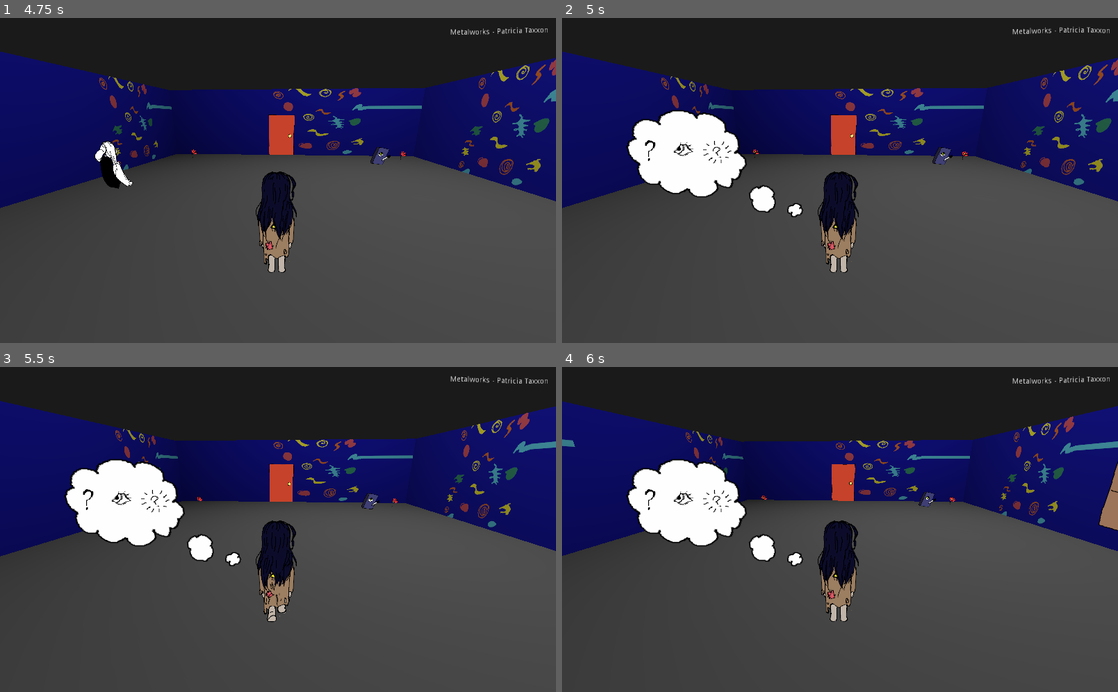
Above: before the commit, frames 1-4 (two rows, left to right).
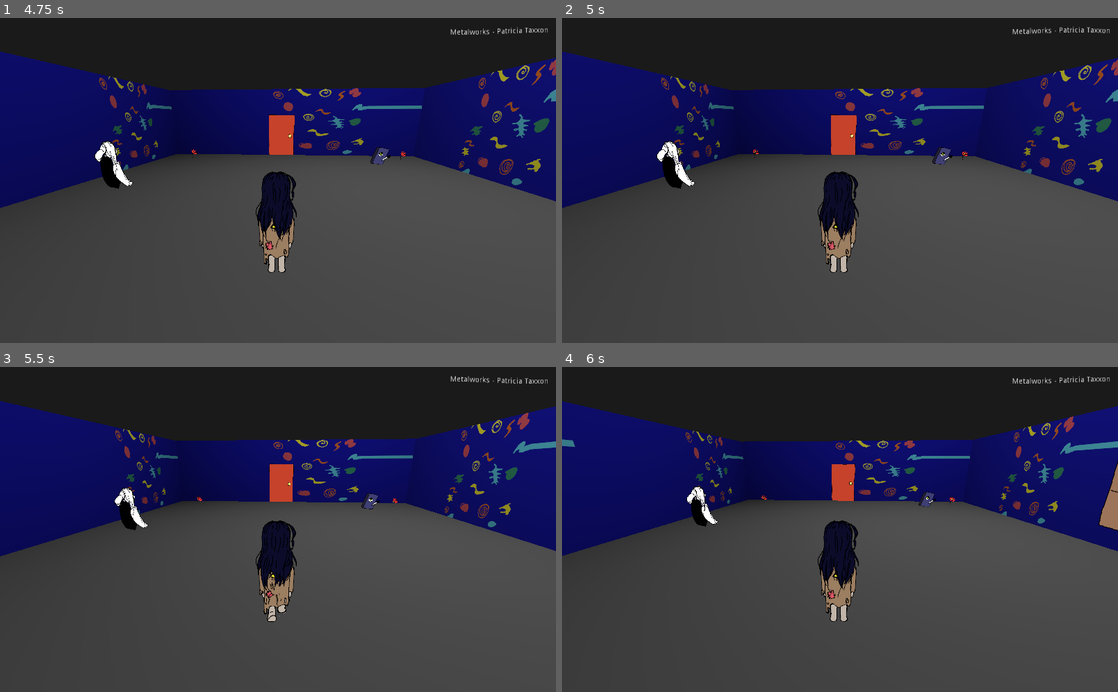
Above: after the commit, the same moments.

Repository: lmsonic/ArtGame
Game: Godot game, scene res://scenes/main/Intro.tscn
Same seed, same stepped clock (60 frames per second), same inputs: the game is played once before the commit and once after it.
Inputs (mouse positions are in pixels of both pictures, inside the frame that each line leads up to):
- Up to frame 1 (4.75 s): tap Enter at 0.5, 3.5 s; move the mouse to (400, 164) at 0.52 s; press the mouse at (400, 164) at 0.53 s; hold Right (ui_right) 0.53-1.25 s; tap Space (ui_select) at 0.77, 1.25, 3.77 s; release the mouse at (400, 164) at 1.25 s; drag from (166, 196) to (250, 245) at 1.27 s; move the mouse to (333, 109) at 2.02 s; press the mouse at (333, 109) at 2.03 s; hold Right (ui_right) 2.03-2.75 s; release the mouse at (333, 109) at 2.75 s; drag from (250, 245) to (111, 131) at 2.77 s; move the mouse to (444, 229) at 3.52 s; press the mouse at (444, 229) at 3.53 s; hold Left (ui_left) 3.53-4.25 s; release the mouse at (444, 229) at 4.25 s; drag from (111, 131) to (194, 99) at 4.27 s
- Up to frame 2 (5 s): no input
- Up to frame 3 (5.5 s): move the mouse to (305, 529) at 5.02 s; press the mouse at (305, 529) at 5.03 s; hold Down (ui_down) from 5.03 s (still down)
- Up to frame 4 (6 s): release Down (ui_down) at 5.75 s; release the mouse at (867, 529) at 5.75 s; drag from (756, 448) to (728, 545) at 5.77 s

Frame 1 is identical in both runs. In frame 2, 4.5% of the frame differs, in the area x 11-44%, y 28-62%; in frame 3, 4.5%; in frame 4, 4.6%.

Commit message:
Reworking some things (red doll doesnt work)

Diff:
--- a/scenes/characters/Mad.gd
+++ b/scenes/characters/Mad.gd
@@ -1,6 +1,8 @@
 extends Spatial
+
+onready var sprite:AnimatedSprite3D=$AnimatedSprite3D
 
 func _on_StaticBody_body_entered(body):
 	if body is Player and Globals.has_doll:
-		$AnimatedSprite3D.play("mad")
+		sprite.play("mad")
 		get_tree().call_group("door","animate","2")
--- a/scenes/characters/Mad.tscn
+++ b/scenes/characters/Mad.tscn
@@ -9,7 +9,6 @@
 [ext_resource path="res://assets/characters/npc/npc hand1.png" type="Texture" id=7]
 [ext_resource path="res://assets/characters/npc/npc hand mad3.png" type="Texture" id=8]
 [ext_resource path="res://assets/characters/npc/npc hand mad2.png" type="Texture" id=9]
-
 
 [sub_resource type="SpriteFrames" id=1]
 animations = [ {
--- a/scenes/dialogue/Bubbles.tscn
+++ b/scenes/dialogue/Bubbles.tscn
@@ -3,9 +3,11 @@
 [ext_resource path="res://scenes/dialogue/Dialogue.tscn" type="PackedScene" id=1]
 [ext_resource path="res://assets/dialogue/bubbles/nuv coda1.png" type="Texture" id=2]
 [ext_resource path="res://assets/dialogue/bubbles/nuv coda2.png" type="Texture" id=3]
-[ext_resource path="res://scenes/dialogue/Bubbles.gd" type="Script" id=4]
+[ext_resource path="res://scenes/dialogue/ShowOnTimeout.gd" type="Script" id=4]
 
-[node name="Bubbles" type="Spatial"]
+[node name="Bubbles" type="Spatial" groups=[
+"bubbles",
+]]
 transform = Transform( -1, 6.15808e-09, 0, 0, 0.960886, -0.276946, 0, 0.276946, 0.960886, -0.0406375, -1.39538, -9.61937 )
 script = ExtResource( 4 )
 
@@ -19,5 +21,10 @@
 billboard = 2
 texture = ExtResource( 2 )
 
+[node name="medium2" type="Sprite3D" parent="."]
+transform = Transform( 1.9594, 0, 0, 0, 1.9594, 0, 0, 0, 1.9594, 1.9578, 1.89539, 3.51395 )
+billboard = 2
+texture = ExtResource( 2 )
+
 [node name="dialogue" parent="." instance=ExtResource( 1 )]
 transform = Transform( 2.37659, 3.23e-10, 6.20176e-10, 0, 1.80517, 0.100709, 0, 0.181988, 1.31934, 3.76433, 3.1047, 3.55429 )
--- a/scenes/dialogue/Dialogue.gd
+++ /dev/null
@@ -1,33 +0,0 @@
-extends Sprite3D
-
-#list of thoughts
-var thoughts:={
-	"exclamation": preload("res://assets/dialogue/thoughts/!.png"),
-	"bone": preload("res://assets/dialogue/thoughts/bone.png"),
-	"dollsign": preload("res://assets/dialogue/thoughts/dollisign.png"),
-	"question": preload("res://assets/dialogue/thoughts/domand.png"),
-	"eye2": preload("res://assets/dialogue/thoughts/eye2.png"),
-	"eye": preload("res://assets/dialogue/thoughts/eye.png"),
-	"face": preload("res://assets/dialogue/thoughts/face.png"),
-	"hand": preload("res://assets/dialogue/thoughts/hand.png"),
-	"hand2": preload("res://assets/dialogue/thoughts/hands2.png"),
-	"happy": preload("res://assets/dialogue/thoughts/happ.png"),
-	"key": preload("res://assets/dialogue/thoughts/key.png"),
-	"mouth": preload("res://assets/dialogue/thoughts/mouth.png"),
-	"sad": preload("res://assets/dialogue/thoughts/sad.png"),
-	"whatsmissing": preload("res://assets/dialogue/thoughts/whastmissing.png"),
-}
-
-func _ready():
-	$Thoughts.texture=thoughts["exclamation"]
-
-
-func _on_Timer_timeout():
-	#displays a random thought at timeout
-	var rand = randi()%thoughts.keys().size()
-	var i = 0
-	for k in thoughts.keys():
-		if i==rand:
-			$Thoughts.texture=thoughts[k]
-			return
-		i+=1
--- a/scenes/dialogue/Dialogue.tscn
+++ b/scenes/dialogue/Dialogue.tscn
@@ -4,7 +4,7 @@
 [ext_resource path="res://scenes/dialogue/ThoughtExample.tscn" type="PackedScene" id=3]
 
 [sub_resource type="ViewportTexture" id=1]
-viewport_path = NodePath("GUIPanel3D/Viewport")
+viewport_path = NodePath("Thoughts/Viewport")
 
 [node name="dialogue" type="Sprite3D"]
 transform = Transform( 2.03074, 0, 0, 0, 1.49766, 0, 0, 0, 1.34837, 2.71091, 3.24466, 3.51395 )
@@ -12,14 +12,13 @@
 texture = ExtResource( 1 )
 
 [node name="Thoughts" type="Sprite3D" parent="."]
-transform = Transform( 0.784581, 6.49908e-24, 0, 0, 0.836053, 2.97025e-15, 0, 0, 0.565062, -0.0413433, 0.0501581, 0.0581071 )
+transform = Transform( 0.639425, 0, 0, 0, 0.639424, 0, 0, 0, 0.639425, -0.00457513, 0.0279164, 0.0823483 )
 billboard = 1
 texture = SubResource( 1 )
 
-[node name="GUIPanel3D" type="Spatial" parent="."]
-
-[node name="Viewport" type="Viewport" parent="GUIPanel3D"]
+[node name="Viewport" type="Viewport" parent="Thoughts"]
 size = Vector2( 128, 128 )
+size_override_stretch = true
 transparent_bg = true
 msaa = 4
 hdr = false
@@ -27,4 +26,4 @@
 render_target_v_flip = true
 render_target_update_mode = 3
 
-[node name="MarginContainer" parent="GUIPanel3D/Viewport" instance=ExtResource( 3 )]
+[node name="MarginContainer" parent="Thoughts/Viewport" instance=ExtResource( 3 )]
--- /dev/null
+++ b/scenes/dialogue/ShowOnTimeout.gd
@@ -0,0 +1,7 @@
+extends Spatial
+
+func _ready():
+	hide()
+
+func show_bubbles():
+	show()
--- a/scenes/dialogue/Thought.gd
+++ b/scenes/dialogue/Thought.gd
@@ -1,10 +1,12 @@
-extends HBoxContainer
+extends MarginContainer
 
 export(Array,Texture) onready var thoughtsTexture
 
+onready var grid:GridContainer=$VBoxContainer/GridBoxContainer
+onready var hbox:HBoxContainer=$VBoxContainer/HBoxContainer
 
 #list of thoughts
-var thoughts:={
+onready var thoughts:={
 	"exclamation": preload("res://assets/dialogue/thoughts/!.png"),
 	"bone": preload("res://assets/dialogue/thoughts/bone.png"),
 	"dollsign": preload("res://assets/dialogue/thoughts/dollisign.png"),
@@ -21,18 +23,36 @@
 	"whatsmissing": preload("res://assets/dialogue/thoughts/whastmissing.png"),
 }
 
-func update_textures(texture1:String,texture2=null,texture3=null):
-	thoughtsTexture[0]=thoughts[texture1]
-	if texture2==null : $TextureRect2.hide()
-	else: thoughtsTexture[1]=thoughts[texture2]
-	if texture3==null : $TextureRect3.hide()
-	else: thoughtsTexture[2]=thoughts[texture3]
+func update_textures(textures:Array):
+	thoughtsTexture = []
+	for i in range(textures.size()):
+		thoughtsTexture.push_back(thoughts[textures[i]])
+
+	delete_children(grid)
+	delete_children(hbox)
+	add_children()
+
+func _ready():
+	add_children()
+
+static func delete_children(node:Node):
+	for n in node.get_children():
+		node.remove_child(n)
+		n.queue_free()
 
 # Called when the node enters the scene tree for the first time.
-func _ready():
-	var children = get_children()
-	var i:=0
-	for child in children:
-		if (children.size()>i):
-			child.texture=thoughtsTexture[i]
-			i+=1
+func add_children():
+	hbox.hide()
+	grid.hide()
+	for i in thoughtsTexture.size():
+		var rect:TextureRect=TextureRect.new()
+		rect.texture = thoughtsTexture[i]
+		rect.stretch_mode = TextureRect.STRETCH_KEEP_ASPECT_CENTERED
+		rect.size_flags_horizontal = TextureRect.SIZE_EXPAND_FILL
+		rect.size_flags_vertical = TextureRect.SIZE_EXPAND_FILL
+		if thoughtsTexture.size()%2==1 and i==thoughtsTexture.size()-1:
+			hbox.show()
+			hbox.add_child(rect)
+		else:
+			if !grid.visible: grid.show()
+			grid.add_child(rect)
--- a/scenes/dialogue/Thought.tscn
+++ b/scenes/dialogue/Thought.tscn
@@ -1,6 +1,9 @@
-[gd_scene load_steps=2 format=2]
+[gd_scene load_steps=5 format=2]
 
 [ext_resource path="res://scenes/dialogue/Thought.gd" type="Script" id=1]
+[ext_resource path="res://assets/dialogue/thoughts/whastmissing.png" type="Texture" id=2]
+[ext_resource path="res://assets/dialogue/thoughts/eye.png" type="Texture" id=3]
+[ext_resource path="res://assets/dialogue/thoughts/hand.png" type="Texture" id=4]
 
 [node name="Control" type="Control"]
 anchor_right = 1.0
@@ -24,38 +27,4 @@
 margin_right = 1024.0
 margin_bottom = 600.0
 script = ExtResource( 1 )
-thoughtsTexture = [ null, null, null ]
-
-[node name="TextureRect" type="TextureRect" parent="MarginContainer/HBoxContainer"]
-margin_right = 338.0
-margin_bottom = 600.0
-size_flags_horizontal = 3
-expand = true
-stretch_mode = 6
-__meta__ = {
-"_edit_use_anchors_": false
-}
-
-[node name="TextureRect2" type="TextureRect" parent="MarginContainer/HBoxContainer"]
-margin_left = 342.0
-margin_right = 681.0
-margin_bottom = 600.0
-size_flags_horizontal = 3
-size_flags_vertical = 3
-expand = true
-stretch_mode = 6
-__meta__ = {
-"_edit_use_anchors_": false
-}
-
-[node name="TextureRect3" type="TextureRect" parent="MarginContainer/HBoxContainer"]
-margin_left = 685.0
-margin_right = 1024.0
-margin_bottom = 600.0
-size_flags_horizontal = 3
-size_flags_vertical = 3
-expand = true
-stretch_mode = 6
-__meta__ = {
-"_edit_use_anchors_": false
-}
+thoughtsTexture = [ ExtResource( 3 ), ExtResource( 4 ), ExtResource( 2 ) ]
--- a/scenes/dialogue/ThoughtExample.tscn
+++ b/scenes/dialogue/ThoughtExample.tscn
@@ -2,58 +2,37 @@
 
 [ext_resource path="res://assets/dialogue/thoughts/eye.png" type="Texture" id=1]
 [ext_resource path="res://assets/dialogue/thoughts/whastmissing.png" type="Texture" id=2]
-[ext_resource path="res://assets/dialogue/thoughts/domand.png" type="Texture" id=3]
+[ext_resource path="res://assets/dialogue/thoughts/hand.png" type="Texture" id=3]
 [ext_resource path="res://scenes/dialogue/Thought.gd" type="Script" id=4]
 
-[node name="MarginContainer" type="MarginContainer"]
+[node name="MarginContainer" type="MarginContainer" groups=[
+"bubbleTextures",
+]]
 anchor_right = 1.0
 anchor_bottom = 1.0
-margin_left = -5.29736
-margin_top = -2.11893
-margin_right = -5.29736
-margin_bottom = -2.11893
+grow_horizontal = 2
+script = ExtResource( 4 )
 __meta__ = {
+"_edit_group_": true,
 "_edit_use_anchors_": false
 }
+thoughtsTexture = [ ExtResource( 1 ), ExtResource( 3 ), ExtResource( 2 ) ]
 
-[node name="HBoxContainer" type="HBoxContainer" parent="." groups=[
-"bubbleTextures",
-]]
+[node name="VBoxContainer" type="VBoxContainer" parent="."]
 margin_right = 1024.0
 margin_bottom = 600.0
-script = ExtResource( 4 )
-thoughtsTexture = [ ExtResource( 3 ), ExtResource( 1 ), ExtResource( 2 ) ]
 
-[node name="TextureRect" type="TextureRect" parent="HBoxContainer"]
-margin_right = 338.0
-margin_bottom = 600.0
-size_flags_horizontal = 3
-expand = true
-stretch_mode = 6
-__meta__ = {
-"_edit_use_anchors_": false
-}
-
-[node name="TextureRect2" type="TextureRect" parent="HBoxContainer"]
-margin_left = 342.0
-margin_right = 681.0
-margin_bottom = 600.0
-size_flags_horizontal = 3
-size_flags_vertical = 3
-expand = true
-stretch_mode = 6
-__meta__ = {
-"_edit_use_anchors_": false
-}
-
-[node name="TextureRect3" type="TextureRect" parent="HBoxContainer"]
-margin_left = 685.0
+[node name="GridBoxContainer" type="GridContainer" parent="VBoxContainer"]
 margin_right = 1024.0
 margin_bottom = 600.0
 size_flags_horizontal = 3
 size_flags_vertical = 3
-expand = true
-stretch_mode = 6
-__meta__ = {
-"_edit_use_anchors_": false
-}
+columns = 2
+
+[node name="HBoxContainer" type="HBoxContainer" parent="VBoxContainer"]
+visible = false
+margin_top = 302.0
+margin_right = 1024.0
+margin_bottom = 600.0
+size_flags_horizontal = 3
+size_flags_vertical = 3
--- a/scenes/dialogue/Bubbles.gd
+++ b/scenes/dialogue/Tutorial.gd
@@ -1,19 +1,21 @@
-extends Spatial
+extends RichTextLabel
 
 
 # Declare member variables here. Examples:
 # var a = 2
 # var b = "text"
-onready var player :=get_parent().get_parent()
 
+onready var timer :Timer=$Timer
+
+func _ready():
+	hide()
 
 
 # Called when the node enters the scene tree for the first time.
 func show_commands():
-	$Commands.show()
-	$Timer.start()
+	show()
+	timer.start()
 
 
 func _on_Timer_timeout():
-	$Commands.hide()
-	show()
+	hide()
--- /dev/null
+++ b/scenes/dialogue/Tutorial.tscn
@@ -0,0 +1,30 @@
+[gd_scene load_steps=4 format=2]
+
+[ext_resource path="res://scenes/dialogue/Tutorial.gd" type="Script" id=1]
+[ext_resource path="res://assets/fonts/Daily Hours.ttf" type="DynamicFontData" id=2]
+
+[sub_resource type="DynamicFont" id=1]
+size = 30
+font_data = ExtResource( 2 )
+
+[node name="Tutorial" type="RichTextLabel" groups=[
+"tutorial",
+]]
+anchor_top = 1.0
+anchor_right = 1.0
+anchor_bottom = 1.0
+margin_left = 556.0
+margin_top = -117.0
+margin_right = -135.0
+margin_bottom = -75.0
+custom_fonts/normal_font = SubResource( 1 )
+text = "Press space to open notebook"
+script = ExtResource( 1 )
+__meta__ = {
+"_edit_use_anchors_": false
+}
+
+[node name="Timer" type="Timer" parent="."]
+wait_time = 3.0
+autostart = true
+[connection signal="timeout" from="Timer" to="." method="_on_Timer_timeout"]
--- a/scenes/draw/gui_panel_3d.tscn
+++ b/scenes/draw/gui_panel_3d.tscn
@@ -6,23 +6,24 @@
 [sub_resource type="QuadMesh" id=1]
 size = Vector2( 3, 2 )
 
-[sub_resource type="ViewportTexture" id=5]
+[sub_resource type="ViewportTexture" id=2]
 viewport_path = NodePath("Viewport")
 
-[sub_resource type="SpatialMaterial" id=6]
+[sub_resource type="SpatialMaterial" id=3]
 resource_local_to_scene = true
 flags_unshaded = true
-albedo_texture = SubResource( 5 )
+albedo_texture = SubResource( 2 )
 
 [sub_resource type="BoxShape" id=4]
 extents = Vector3( 1.5, 1, 0.05 )
 
 [node name="GUIPanel3D" type="Spatial"]
+visible = false
 script = ExtResource( 1 )
 
 [node name="Quad" type="MeshInstance" parent="."]
 mesh = SubResource( 1 )
-material/0 = SubResource( 6 )
+material/0 = SubResource( 3 )
 
 [node name="Area" type="Area" parent="Quad"]
 input_capture_on_drag = true
--- a/scenes/main/Globals.gd
+++ b/scenes/main/Globals.gd
@@ -2,9 +2,10 @@
 
 var notebook_collected:=false setget show_commands
 
-func show_commands(value):
+func show_commands(value:bool):
 	notebook_collected = value
 	if value:
-		get_tree().call_group("bubbles","show_commands")
+		get_tree().call_group("tutorial","show_commands","press space to open notebook")
+		get_tree().call_group("bubbles","show_bubbles")
 
 var has_doll:=false
--- a/scenes/main/Intro.gd
+++ b/scenes/main/Intro.gd
@@ -4,9 +4,9 @@
 
 func _on_Timer_timeout():
 	if not change:
-		$TextureRect.hide()
-		$TextureRect2.show()
-		$Timer.start()
+		($TextureRect as TextureRect).hide()
+		($TextureRect2 as TextureRect).show()
+		($Timer as Timer).start()
 		change=true
 	else:
 		get_tree().change_scene("res://scenes/main/Main.tscn")
--- a/scenes/main/Main.tscn
+++ b/scenes/main/Main.tscn
@@ -50,29 +50,29 @@
 
 [sub_resource type="SpriteFrames" id=5]
 animations = [ {
+"frames": [ ExtResource( 14 ) ],
+"loop": true,
+"name": "2",
+"speed": 5.0
+}, {
+"frames": [ ExtResource( 17 ) ],
+"loop": true,
+"name": "5",
+"speed": 5.0
+}, {
+"frames": [ ExtResource( 15 ) ],
+"loop": true,
+"name": "4",
+"speed": 5.0
+}, {
 "frames": [ ExtResource( 18 ) ],
 "loop": true,
 "name": "1",
 "speed": 5.0
 }, {
-"frames": [ ExtResource( 15 ) ],
-"loop": true,
-"name": "4",
-"speed": 5.0
-}, {
 "frames": [ ExtResource( 16 ) ],
 "loop": true,
 "name": "3",
-"speed": 5.0
-}, {
-"frames": [ ExtResource( 14 ) ],
-"loop": true,
-"name": "2",
-"speed": 5.0
-}, {
-"frames": [ ExtResource( 17 ) ],
-"loop": true,
-"name": "5",
 "speed": 5.0
 } ]
 
@@ -219,6 +219,7 @@
 
 [node name="CSGBox" type="CSGBox" parent="Objects/Chest"]
 transform = Transform( 0.591434, 0, 0, 0, 0.73832, 0, 0, 0, 0.591434, 0, -1.03474, 0 )
+use_collision = true
 material = SubResource( 6 )
 
 [node name="Characters" type="Spatial" parent="."]
--- a/scenes/main/Player.tscn
+++ b/scenes/main/Player.tscn
@@ -1,8 +1,8 @@
-[gd_scene load_steps=18 format=2]
+[gd_scene load_steps=17 format=2]
 
 [ext_resource path="res://scenes/draw/DrawingPad.gd" type="Script" id=1]
 [ext_resource path="res://scenes/draw/gui_panel_3d.tscn" type="PackedScene" id=2]
-[ext_resource path="res://scenes/dialogue/Bubbles.tscn" type="PackedScene" id=3]
+[ext_resource path="res://scenes/dialogue/Tutorial.tscn" type="PackedScene" id=3]
 [ext_resource path="res://scenes/main/Player.gd" type="Script" id=4]
 [ext_resource path="res://assets/characters/protag/sprite basedietro fermo5.png" type="Texture" id=5]
 [ext_resource path="res://assets/characters/protag/sprite basedietro fermo7.png" type="Texture" id=6]
@@ -11,7 +11,7 @@
 [ext_resource path="res://assets/characters/protag/sprite basedietro fermo6.png" type="Texture" id=9]
 [ext_resource path="res://assets/characters/protag/sprite basedietro fermo3.png" type="Texture" id=10]
 [ext_resource path="res://assets/characters/protag/sprite basedietro fermo2.png" type="Texture" id=11]
-[ext_resource path="res://assets/fonts/Daily Hours.ttf" type="DynamicFontData" id=12]
+[ext_resource path="res://scenes/dialogue/Bubbles.tscn" type="PackedScene" id=13]
 
 [sub_resource type="SpriteFrames" id=1]
 animations = [ {
@@ -113,10 +113,6 @@
 "values": [ Vector3( 1.66821, 1.70475, 1.19265 ), Vector3( 0.530595, 0.530595, 0.530595 ), Vector3( 0.530595, 0.530595, 0.530595 ) ]
 }
 
-[sub_resource type="DynamicFont" id=5]
-size = 30
-font_data = ExtResource( 12 )
-
 [node name="Player" type="KinematicBody"]
 transform = Transform( 1, 0, 0, 0, 1, 0, 0, 0, 1, 0, -1.37032, 2.9748 )
 script = ExtResource( 4 )
@@ -142,32 +138,12 @@
 
 [node name="GUIPanel3D" parent="Camera/DrawingPad" instance=ExtResource( 2 )]
 transform = Transform( 0.509841, 1.66036e-07, -0.146946, -0.0406962, 0.509841, -0.141198, 0.141198, 0.146946, 0.489899, 5.52937, -0.579195, -2.775 )
+visible = true
 
 [node name="AnimationPlayer" type="AnimationPlayer" parent="Camera/DrawingPad"]
 anims/extract = SubResource( 3 )
 anims/zip = SubResource( 4 )
 
-[node name="Bubbles" parent="Camera" groups=[
-"bubbles",
-] instance=ExtResource( 3 )]
-visible = false
+[node name="Bubbles" parent="Camera" instance=ExtResource( 13 )]
 
-[node name="Commands" type="RichTextLabel" parent="Camera/Bubbles"]
-visible = false
-anchor_top = 1.0
-anchor_right = 1.0
-anchor_bottom = 1.0
-margin_left = 556.0
-margin_top = -117.0
-margin_right = -135.0
-margin_bottom = -75.0
-custom_fonts/normal_font = SubResource( 5 )
-text = "Use spacebar to open notebook"
-__meta__ = {
-"_edit_use_anchors_": false
-}
-
-[node name="Timer" type="Timer" parent="Camera/Bubbles"]
-wait_time = 3.0
-autostart = true
-[connection signal="timeout" from="Camera/Bubbles/Timer" to="Camera/Bubbles" method="_on_Timer_timeout"]
+[node name="Tutorial" parent="." instance=ExtResource( 3 )]
--- a/scenes/main/Window.gd
+++ b/scenes/main/Window.gd
@@ -1,11 +1,4 @@
 extends AnimatedSprite3D
 
-
-# Declare member variables here. Examples:
-# var a = 2
-# var b = "text"
-
-
-# Called when the node enters the scene tree for the first time.
 func animate(name):
 	play("mad")
--- a/scenes/objects/Chest.tscn
+++ b/scenes/objects/Chest.tscn
@@ -32,8 +32,8 @@
 "speed": 5.0
 } ]
 
-[sub_resource type="SphereShape" id=3]
-radius = 5.08145
+[sub_resource type="SphereShape" id=5]
+radius = 0.698421
 
 [sub_resource type="Animation" id=4]
 resource_name = "open"
@@ -50,6 +50,9 @@
 "values": [ Vector3( 0.236673, 0, 0 ), Vector3( 0.579646, 0.515716, 0 ), Vector3( 0.923, -0.5, 0 ) ]
 }
 
+[sub_resource type="SphereShape" id=3]
+radius = 5.08145
+
 [node name="Chest" type="AnimatedSprite3D"]
 billboard = 2
 frames = SubResource( 1 )
@@ -61,15 +64,17 @@
 script = ExtResource( 5 )
 
 [node name="Doll" type="AnimatedSprite3D" parent="Spatial"]
-transform = Transform( 0.416581, 0, 0, 0, 0.416581, 0, 0, 0, 0.377211, 0.236673, 0, 0 )
+transform = Transform( 0.416581, 0, 0, 0, 0.416581, 0, 0, 0, 0.377211, 2.82464, 0, 0 )
 visible = false
 billboard = 2
 frames = SubResource( 2 )
 
 [node name="Area" type="Area" parent="Spatial/Doll"]
+transform = Transform( 1, 0, 0, 0, 1, 0, 0, 0, 1, 0, 0, 0 )
 
 [node name="CollisionShape" type="CollisionShape" parent="Spatial/Doll/Area"]
-shape = SubResource( 3 )
+transform = Transform( 1, 0, 0, 0, 1, 0, 0, 0, 1, -6.80726, 0, 0 )
+shape = SubResource( 5 )
 
 [node name="AnimationPlayer" type="AnimationPlayer" parent="Spatial"]
 anims/open = SubResource( 4 )
@@ -81,6 +86,5 @@
 transform = Transform( 1, 0, 0, 0, 1, 0, 0, 0, 1, -0.515168, 0, 0 )
 shape = SubResource( 3 )
 [connection signal="body_entered" from="Spatial/Doll/Area" to="Spatial" method="_on_Area_body_entered"]
-[connection signal="body_shape_entered" from="Spatial/Doll/Area" to="Spatial" method="_on_Area_body_shape_entered"]
 [connection signal="body_entered" from="Spatial/Area2" to="Spatial" method="_on_Area2_body_entered"]
 [connection signal="body_exited" from="Spatial/Area2" to="Spatial" method="_on_Area2_body_exited"]
--- a/scenes/objects/Doll.gd
+++ b/scenes/objects/Doll.gd
@@ -24,9 +24,9 @@
 
 func _on_Area2_body_entered(body):
 	if body is Player:
-		get_tree().call_group("bubbleTextures","update_textures","question")
+		get_tree().call_group("bubbleTextures","update_textures",["question"])
 
 
 func _on_Area2_body_exited(body):
 	if body is Player:
-		get_tree().call_group("bubbleTextures","update_textures","question","eye","whatsmissing")
+		get_tree().call_group("bubbleTextures","update_textures",["question","eye","whatsmissing"])
--- a/scenes/pdollar/GestureRecognizer.gd
+++ b/scenes/pdollar/GestureRecognizer.gd
@@ -54,7 +54,7 @@
 	#// the two clouds should have the same number of points by now
 	var matched := [];
 	#// matched[i] signals whether point i from the 2nd cloud has been already matched
-	for i in range(n):
+	for _i in range(n):
 		matched.append(false)
 	#// no points are matched at the beginning
 
--- a/scenes/pdollar/Line.gd
+++ b/scenes/pdollar/Line.gd
@@ -3,7 +3,12 @@
 
 class_name Line
 
-func _init(start,end,width,color):
+var start:Vector2
+var end:Vector2
+var width:float
+var color:Color
+
+func _init(start:Vector2,end:Vector2,width:float,color:Color):
 	self.start=start
 	self.end=end
 	self.width=width
@@ -11,9 +16,3 @@
 
 func _to_json():
 	return "{\"start\" : {\"x\":%f,\"y\":%f},\"end\": {\"x\":%f,\"y\":%f},\"width\" :%f,\"color\" : {\"r\":%f,\"g\":%f,\"b\":%f,\"a\":%f}}" % [start.x,start.y,end.x,end.y,width,color.r,color.g,color.b,color.a]
-
-
-var start:Vector2
-var end:Vector2
-var width:float
-var color:Color
Not shown: 1 places in scenes/objects/Chest.tscn that only renumber resources
